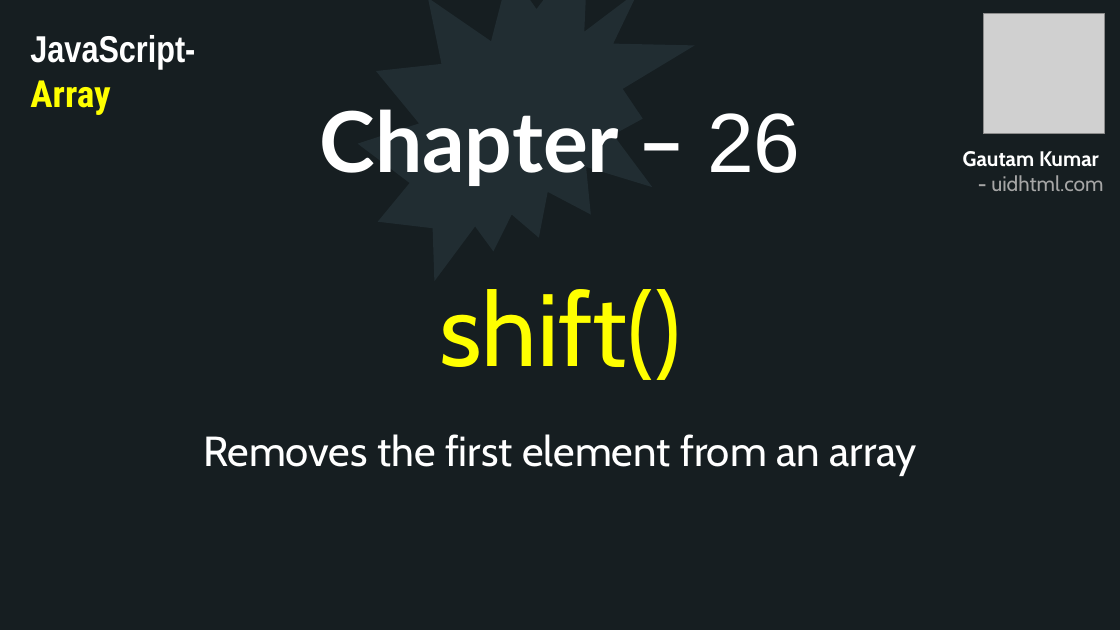
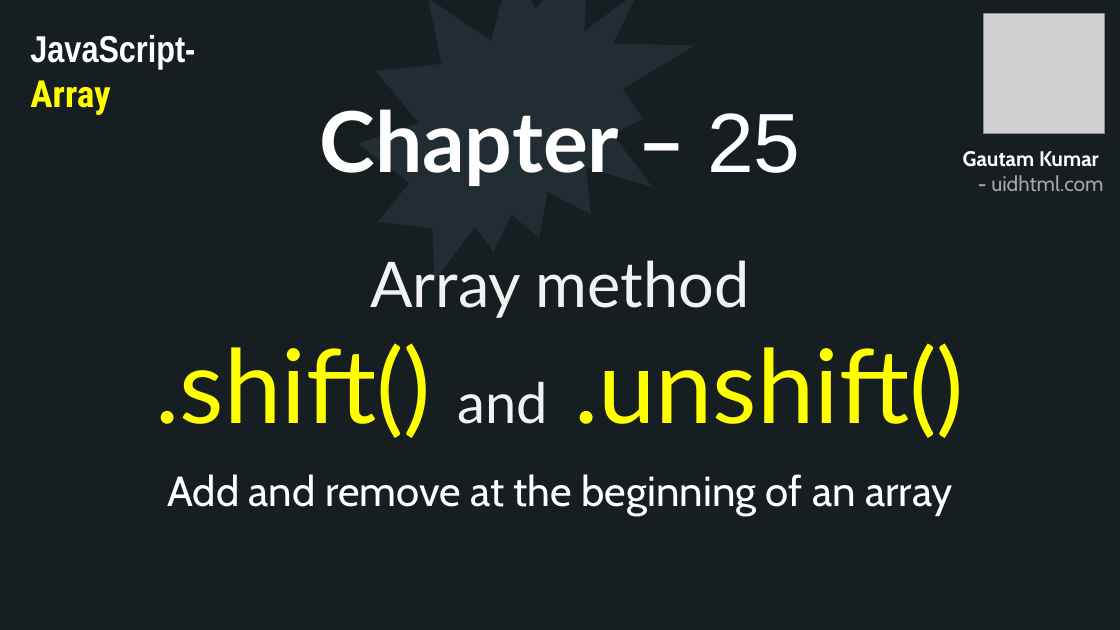
Before and after one commit to uidhtml/javascript-tutorials, a slide deck: slide 76 of Javascript Tutorials.pptx. Drawn at 1120x630 pixels with LibreOffice and Linux fonts; fonts in the diff are those of the drawing; grey boxes stand for pictures. Boxes give left, top, right and bottom in pixels: in the first picture for what was removed or moved away, otherwise in the second. Text is boxed around its words. In the diff, an @@ line names an element or a change of style, - is before the commit and + after.

Commit message:
Added chapter 26

```diff
--- a/Javascript Tutorials.pptx
+++ b/Javascript Tutorials.pptx
@@ title at box(319, 109, 800, 186): text changed @@
-Chapter – 26
+Chapter – 25
@@ text at box(156, 260, 964, 438): text changed; font Cabin to Lato @@
-shift()
+Array method
+.shift() and .unshift()
@@ text at box(167, 474, 952, 516): text changed @@
-Removes the first element from an array
+Add and remove at the beginning of an array
```
Also in this commit, not shown: 5 other slides changed, 7 slides added, 21 other files.
